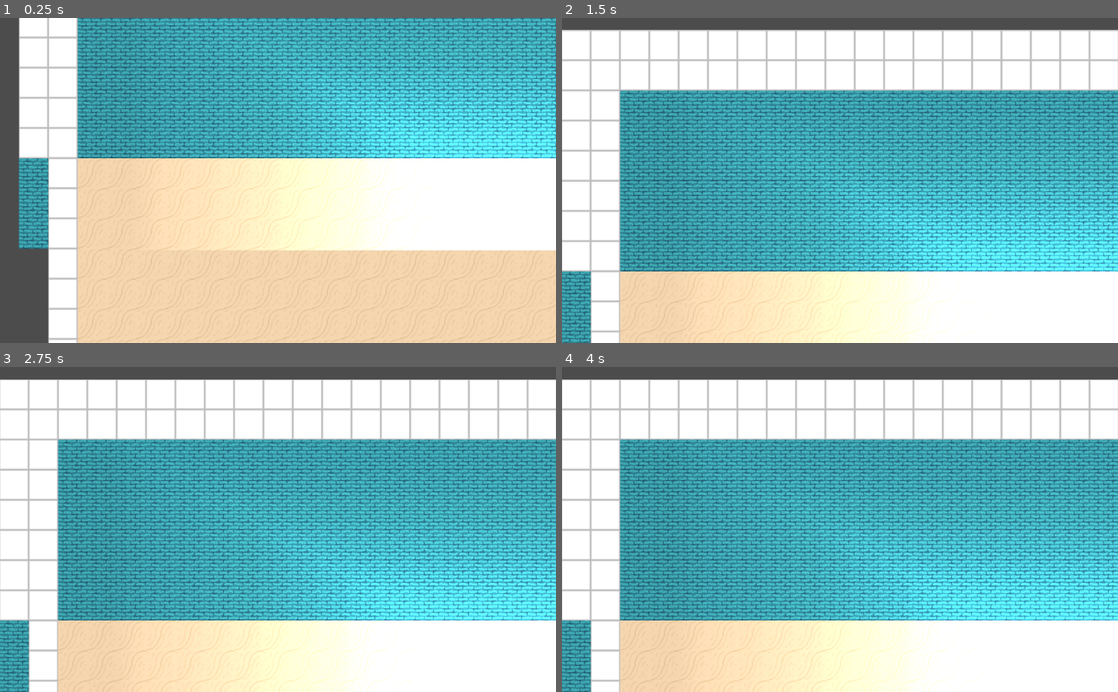
Above: before the commit, frames 1-4 (two rows, left to right).
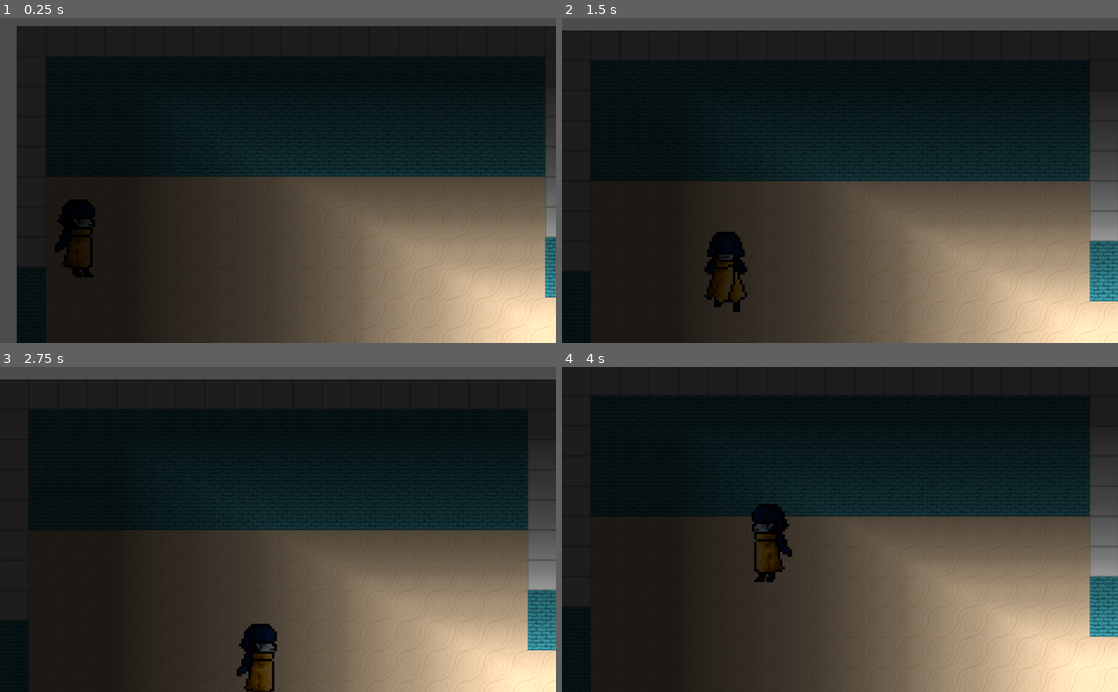
Above: after the commit, the same moments.

Repository: PHSGameDesignStudio/ProjectJellyfish2023
Game: Godot game, scene res://Starting Cave.tscn
Same seed, same stepped clock (60 frames per second), same inputs: the game is played once before the commit and once after it.
Inputs:
- Up to frame 1 (0.25 s): no input
- Up to frame 2 (1.5 s): hold Right (ui_right) 0.53-1.28 s; hold Down (ui_down) from 1.28 s (still down)
- Up to frame 3 (2.75 s): release Down (ui_down) at 2.03 s; hold Right (ui_right) from 2.03 s (still down)
- Up to frame 4 (4 s): release Right (ui_right) at 2.78 s; hold Up (ui_up) 2.78-3.53 s; hold Left (ui_left) from 3.53 s (still down)

The runs differ from the first frame. In frame 1, 95% of the frame differs, in the area x 3-100%, y 0-100%; in frame 2, 96%; in frame 3, 96%; in frame 4, 100%, in the area x 0-100%, y 0-100%.

Commit message:
scene change it works

Diff:
--- a/Area2D1.gd
+++ /dev/null
@@ -1,13 +0,0 @@
-extends Area2D
-
-var entered = false
-
-func _on_Area2D_body_entered(body):
-	entered = true
-
-func _on_Area2D_body_exited(body):
-	entered = false
-
-func _process(delta):
-	if entered == true:
-		get_tree().change_scene("res://Sea Cave 1.tscn")
--- a/Player.gd
+++ b/Player.gd
@@ -1,7 +1,7 @@
 extends KinematicBody2D
 
-var velocity
-var _animated_sprite
+var velocity = Vector2.ZERO
+onready var _animated_sprite =  $AnimatedSprite
 var last_action_pressed
 export var speed = 100
 
@@ -50,3 +50,14 @@
 func _physics_process(_delta):
 	get_input()
 	move_and_slide(velocity)
+
+func _on_NewSceneArea_body_entered(body):
+	if ("nextScene" in body):
+		get_tree().change_scene(body.nextScene)
+	#if (body.name == "SceneTrigger"):
+
+
+
+func _on_SceneTrigger_area_entered(area):
+	if ("nextScene" in area):
+		get_tree().change_scene(area.nextScene)
--- a/Player.tscn
+++ b/Player.tscn
@@ -21,14 +21,14 @@
 "name": "backward",
 "speed": 5.0
 }, {
-"frames": [ ExtResource( 5 ), ExtResource( 8 ), ExtResource( 2 ) ],
-"loop": true,
-"name": "left_right",
-"speed": 5.0
-}, {
 "frames": [ ExtResource( 7 ), ExtResource( 1 ) ],
 "loop": true,
 "name": "forward",
+"speed": 5.0
+}, {
+"frames": [ ExtResource( 9 ) ],
+"loop": true,
+"name": "idle backward",
 "speed": 5.0
 }, {
 "frames": [ ExtResource( 6 ) ],
@@ -41,9 +41,9 @@
 "name": "idle left_right",
 "speed": 5.0
 }, {
-"frames": [ ExtResource( 9 ) ],
+"frames": [ ExtResource( 5 ), ExtResource( 8 ), ExtResource( 2 ) ],
 "loop": true,
-"name": "idle backward",
+"name": "left_right",
 "speed": 5.0
 } ]
 
--- /dev/null
+++ b/SceneChangeTrigger.gd
@@ -0,0 +1,14 @@
+extends Area2D
+
+var entered = false
+export var nextScene = "";
+func _process(delta):
+	pass
+	#if entered == true:
+		#get_tree().change_scene("res://Sea Cave 1.tscn")
+
+
+
+func _on_SceneTrigger_body_entered(body):
+	if (body.name == "Player"):
+		get_tree().change_scene(nextScene)
--- a/Starting Cave.tscn
+++ b/Starting Cave.tscn
@@ -6,7 +6,7 @@
 [ext_resource path="res://Resources/Sprites/prismarinestone8wide.png" type="Texture" id=4]
 [ext_resource path="res://Resources/Sprites/Tiles/plain/_walltop4.png" type="Texture" id=5]
 [ext_resource path="res://pixil-frame-0 (25).png" type="Texture" id=6]
-[ext_resource path="res://Area2D1.gd" type="Script" id=7]
+[ext_resource path="res://SceneChangeTrigger.gd" type="Script" id=7]
 [ext_resource path="res://World.gd" type="Script" id=8]
 [ext_resource path="res://Player.tscn" type="PackedScene" id=9]
 
@@ -95,7 +95,7 @@
 extents = Vector2( 24.3621, 197.497 )
 
 [sub_resource type="RectangleShape2D" id=6]
-extents = Vector2( 10, 73.3358 )
+extents = Vector2( 15.5, 73.3358 )
 
 [node name="Starting Cave" type="Node2D"]
 script = ExtResource( 8 )
@@ -136,17 +136,20 @@
 
 [node name="Sprite" type="Sprite" parent="Light2D"]
 
-[node name="Area2D" type="Area2D" parent="."]
+[node name="SceneTrigger" type="Area2D" parent="."]
 script = ExtResource( 7 )
+nextScene = "Sea Cave 1.tscn"
 
-[node name="CollisionShape2D" type="CollisionShape2D" parent="Area2D"]
-position = Vector2( 583.211, 249.002 )
+[node name="CollisionShape2D" type="CollisionShape2D" parent="SceneTrigger"]
+position = Vector2( 558.5, 246 )
 shape = SubResource( 6 )
 
 [node name="Player" parent="." instance=ExtResource( 9 )]
 position = Vector2( -105.381, -28.8949 )
 
-[connection signal="body_entered" from="Area2D" to="Area2D" method="_on_Area2D_body_entered"]
-[connection signal="body_entered" from="Area2D" to="." method="_on_Area2D_body_entered"]
-[connection signal="body_exited" from="Area2D" to="Area2D" method="_on_Area2D_body_exited"]
-[connection signal="body_exited" from="Area2D" to="." method="_on_Area2D_body_exited"]
+[connection signal="area_entered" from="SceneTrigger" to="Player" method="_on_SceneTrigger_area_entered"]
+[connection signal="body_entered" from="SceneTrigger" to="." method="_on_Area2D_body_entered"]
+[connection signal="body_entered" from="SceneTrigger" to="." method="_on_SceneTrigger_body_entered"]
+[connection signal="body_entered" from="SceneTrigger" to="SceneTrigger" method="_on_SceneTrigger_body_entered"]
+[connection signal="body_entered" from="SceneTrigger" to="Player" method="_on_NewSceneArea_body_entered"]
+[connection signal="body_exited" from="SceneTrigger" to="." method="_on_Area2D_body_exited"]
--- a/To Starting Cave.gd
+++ b/To Starting Cave.gd
@@ -8,5 +8,6 @@
 	entered = false
 
 func _process(delta):
-	if entered == true:
-		get_tree().change_scene("res://Starting Cave.tscn")
+	pass
+	#if entered == true:
+		#get_tree().change_scene("res://Starting Cave.tscn")
--- a/World.gd
+++ b/World.gd
@@ -5,16 +5,19 @@
 
 export (String) var world_name = "World"
 
-func _process(delta):
-	if entered == true:
-		emit_signal("world_changed", world_name)
+#func _process(delta):
+	#if entered:
 
-func _on_Area2D_body_entered(body):
-	entered = true
-func _on_Area2D_body_exited(body):
-	entered = false
+		#emit_signal("world_changed", world_name)
+#
+#func _on_Area2D_body_entered(body):
+#	if (body.name == "NewSceneArea"):
+#		get_tree().change_scene("res://Sea Cave 1.tscn")
+#		entered = true
+#func _on_Area2D_body_exited(body):
+#	if (body.name == "NewSceneArea"):
+#		entered = false
 
-func _on_To_Starting_Cave_body_entered(body):
-	entered = true
-func _on_To_Starting_Cave_body_exited(body):
-	entered = false
+
+func _on_SceneTrigger_body_entered(body):
+	pass # Replace with function body.
--- a/project.godot
+++ b/project.godot
@@ -16,8 +16,6 @@
 
 [autoload]
 
-StartingCave="*res://Starting Cave.tscn"
-Player="*res://Player.tscn"
 ProjectJellyfish="*res://Project Jellyfish.gd"
 
 [gui]
Not shown, changed: Resources/Sprites/Tiles/plain/pixil-frame-0 (25).png.import
Not shown: 1 places in Sea Cave 1.tscn that only renumber resources
Not shown, changed: pixil-frame-0 (25).png.import
